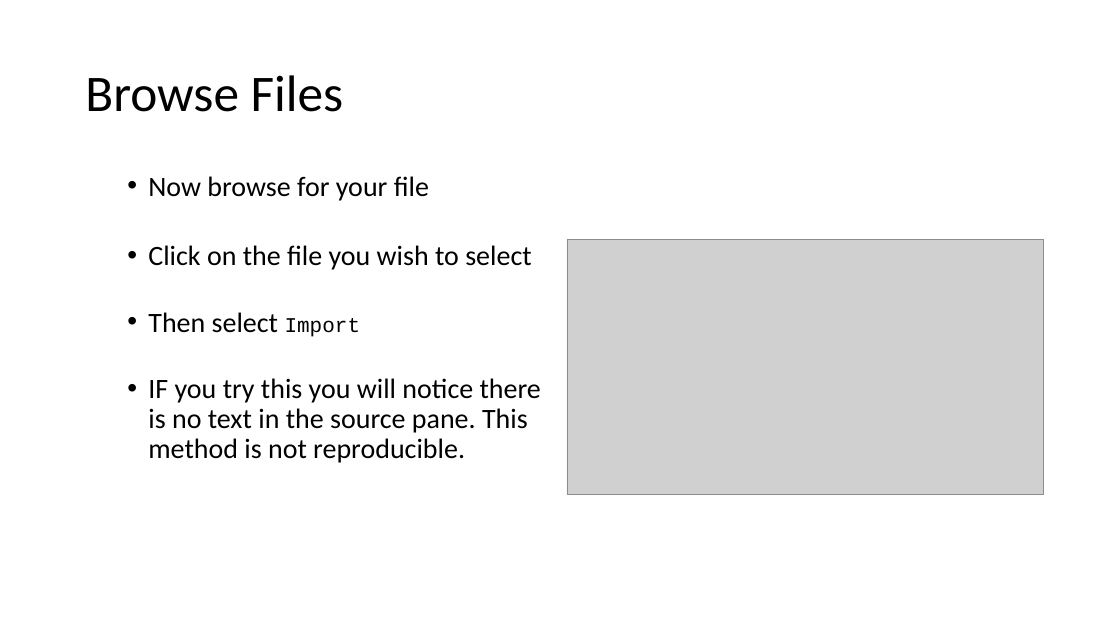
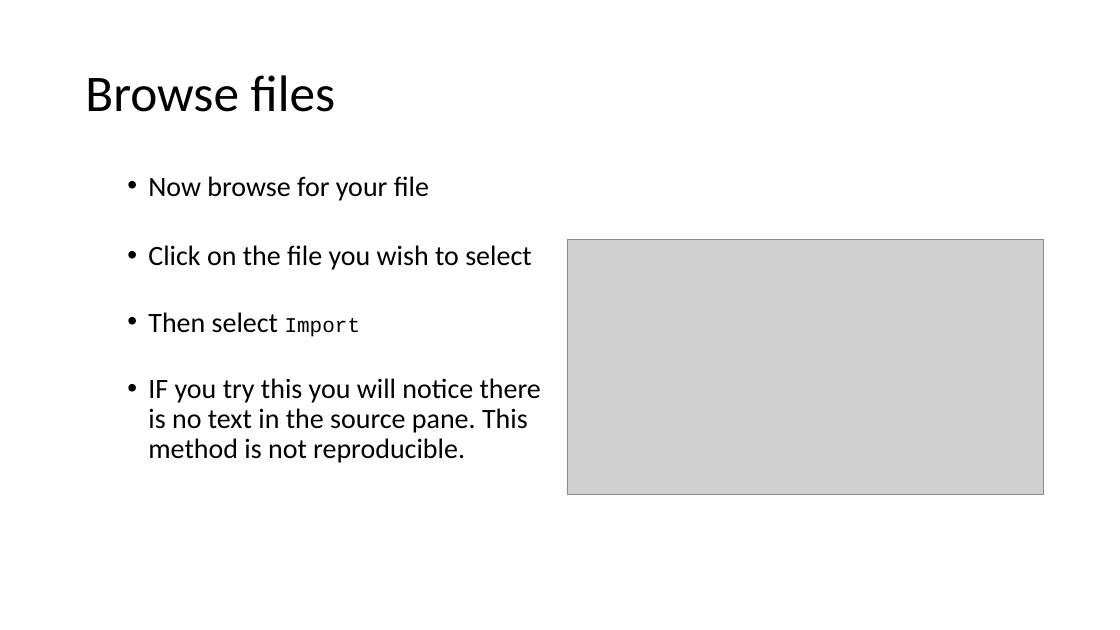
Before and after one commit to ClinicianCoders/ClinicianCoders, a slide deck: slide 13 of Workshops/Workshop3.pptx. Drawn at 1120x630 pixels with LibreOffice and Linux fonts; fonts in the diff are those of the drawing; grey boxes stand for pictures. Boxes give left, top, right and bottom in pixels: in the first picture for what was removed or moved away, otherwise in the second. Text is boxed around its words. In the diff, an @@ line names an element or a change of style, - is before the commit and + after.

```diff
--- a/Workshops/Workshop3.pptx
+++ b/Workshops/Workshop3.pptx
@@ title at [85,75,335,112]: text changed @@
-Browse Files
+Browse files
```
Also in this commit, not shown: 4 other slides changed, 5 other files.
